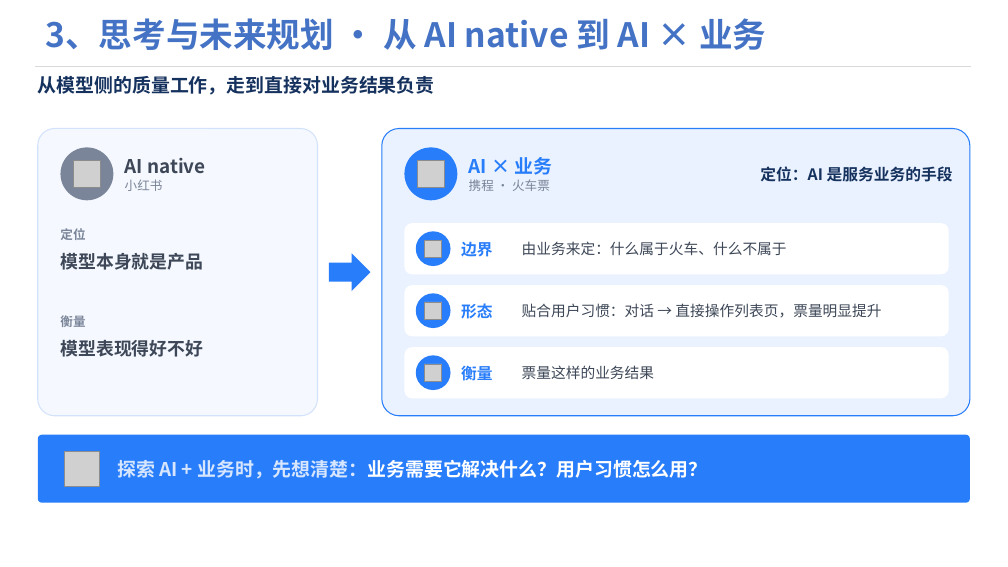
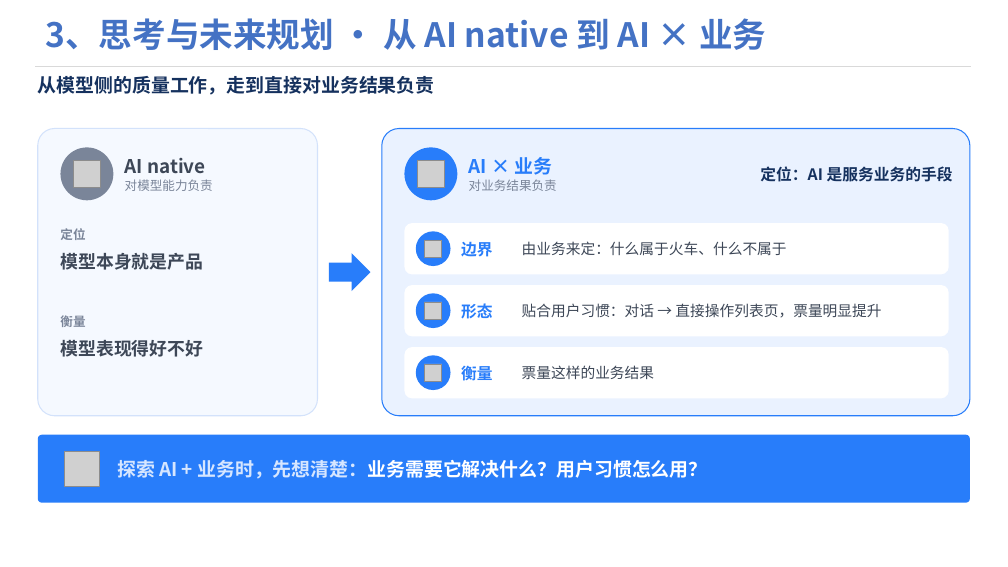
Before and after one commit to Wennie006/AI-myself, a slide deck: slide 1 of 思考页.pptx. Drawn at 1008x567 pixels with LibreOffice and Linux fonts; fonts in the diff are those of the drawing; grey boxes stand for pictures; background and template pictures are left out. Boxes give left, top, right and bottom in pixels: in the first picture for what was removed or moved away, otherwise in the second. Text is boxed around its words. In the diff, an @@ line names an element or a change of style, - is before the commit and + after.

```diff
--- a/思考页.pptx
+++ b/思考页.pptx
@@ text at bbox=[125, 179, 213, 191]: text changed @@
-小红书
+对模型能力负责
@@ text at bbox=[469, 179, 557, 191]: text changed @@
-携程 · 火车票
+对业务结果负责
```
Also in this commit, not shown: 1 other file.
